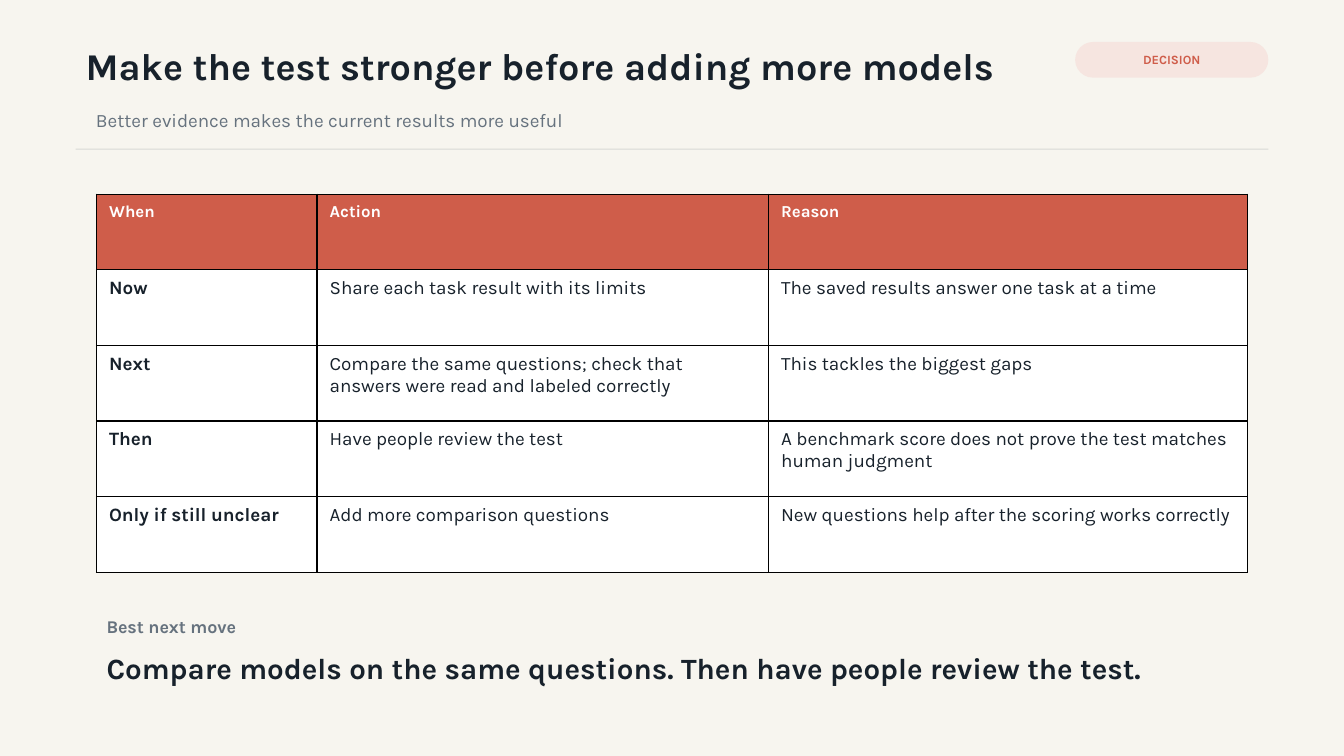
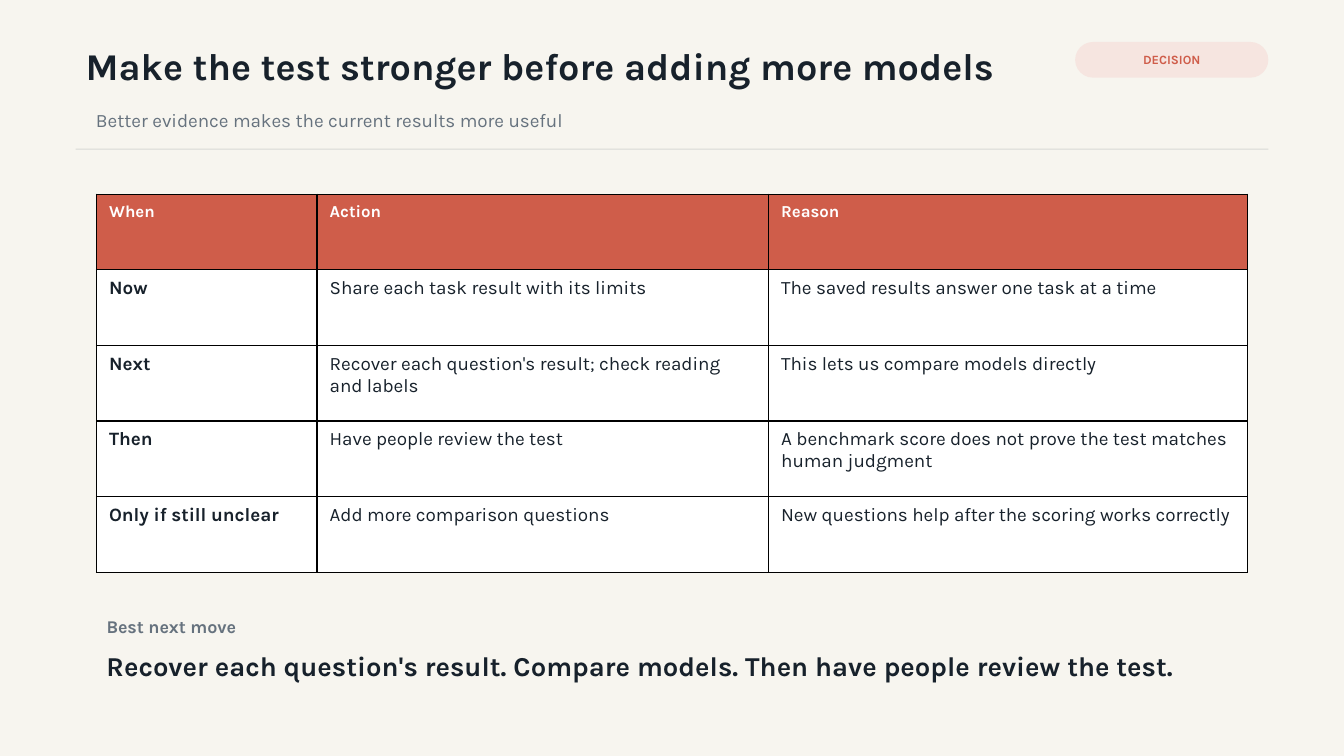
Before and after one commit to hanzhenzhujene/cei-moral-psychology-results-brief, a slide deck: slide 8 of slides/cei-moral-psychology-results-deck.pptx. Drawn at 1344x756 pixels with LibreOffice and Linux fonts; fonts in the diff are those of the drawing. Boxes give left, top, right and bottom in pixels: in the first picture for what was removed or moved away, otherwise in the second. Text is boxed around its words. In the diff, an @@ line names an element or a change of style, - is before the commit and + after.

Commit message:
Simplify research-lead result handoff

```diff
--- a/slides/cei-moral-psychology-results-deck.pptx
+++ b/slides/cei-moral-psychology-results-deck.pptx
@@ table at (97, 195, 1248, 573) @@
-row 3, column 2: Compare the same questions; check that answers were read and labeled correctly
+row 3, column 2: Recover each question's result; check reading and labels
-row 3, column 3: This tackles the biggest gaps
+row 3, column 3: This lets us compare models directly
@@ text at (106, 656, 1172, 683): text changed; size 21 to 19.5 pt @@
-Compare models on the same questions. Then have people review the test.
+Recover each question's result. Compare models. Then have people review the test.
```
Also in this commit, not shown: 1 other slide changed, 8 other files.
